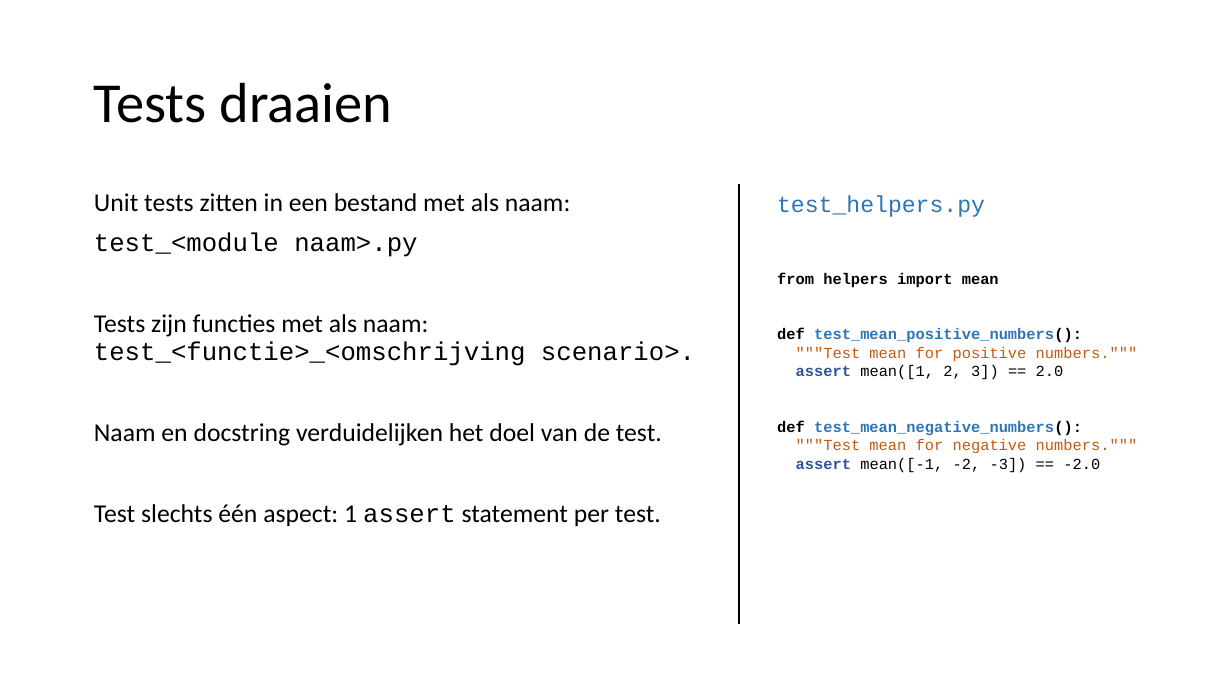
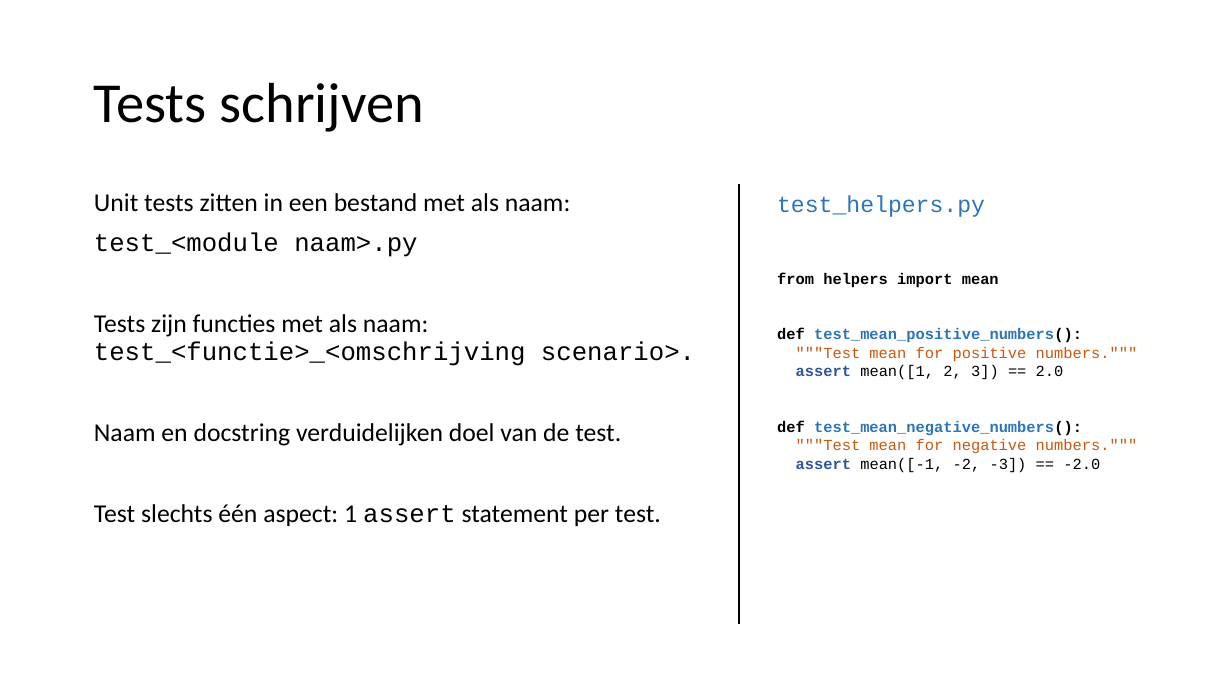
Before and after one commit to LFKoning/knowledge-sharing, a slide deck: slide 51 of python_course/2_production_code/python_cursus_2.pptx (slide 50 before the commit). Drawn at 1232x693 pixels with LibreOffice and Linux fonts; fonts in the diff are those of the drawing. Boxes give left, top, right and bottom in pixels: in the first picture for what was removed or moved away, otherwise in the second. Text is boxed around its words. In the diff, an @@ line names an element or a change of style, - is before the commit and + after.

```diff
--- a/python_course/2_production_code/python_cursus_2.pptx
+++ b/python_course/2_production_code/python_cursus_2.pptx
@@ title at (94, 82, 424, 132): text changed @@
-Tests draaien
+Tests schrijven
@@ text at (94, 423, 621, 446): text changed @@
-Naam en docstring verduidelijken het doel van de test.
+Naam en docstring verduidelijken doel van de test.
```
Also in this commit, not shown: 5 other slides changed, 1 slide added, 1 other file.
